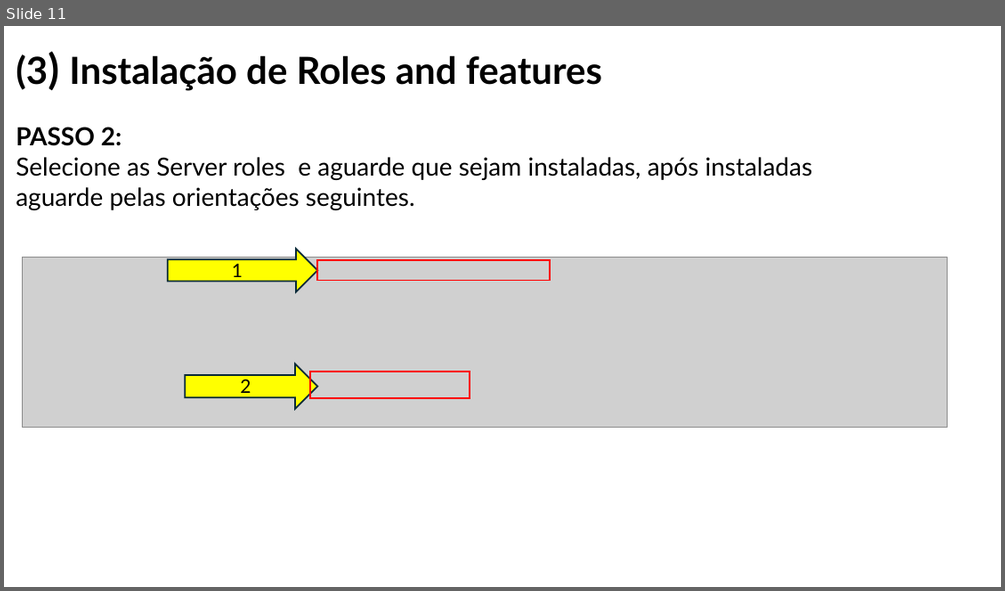
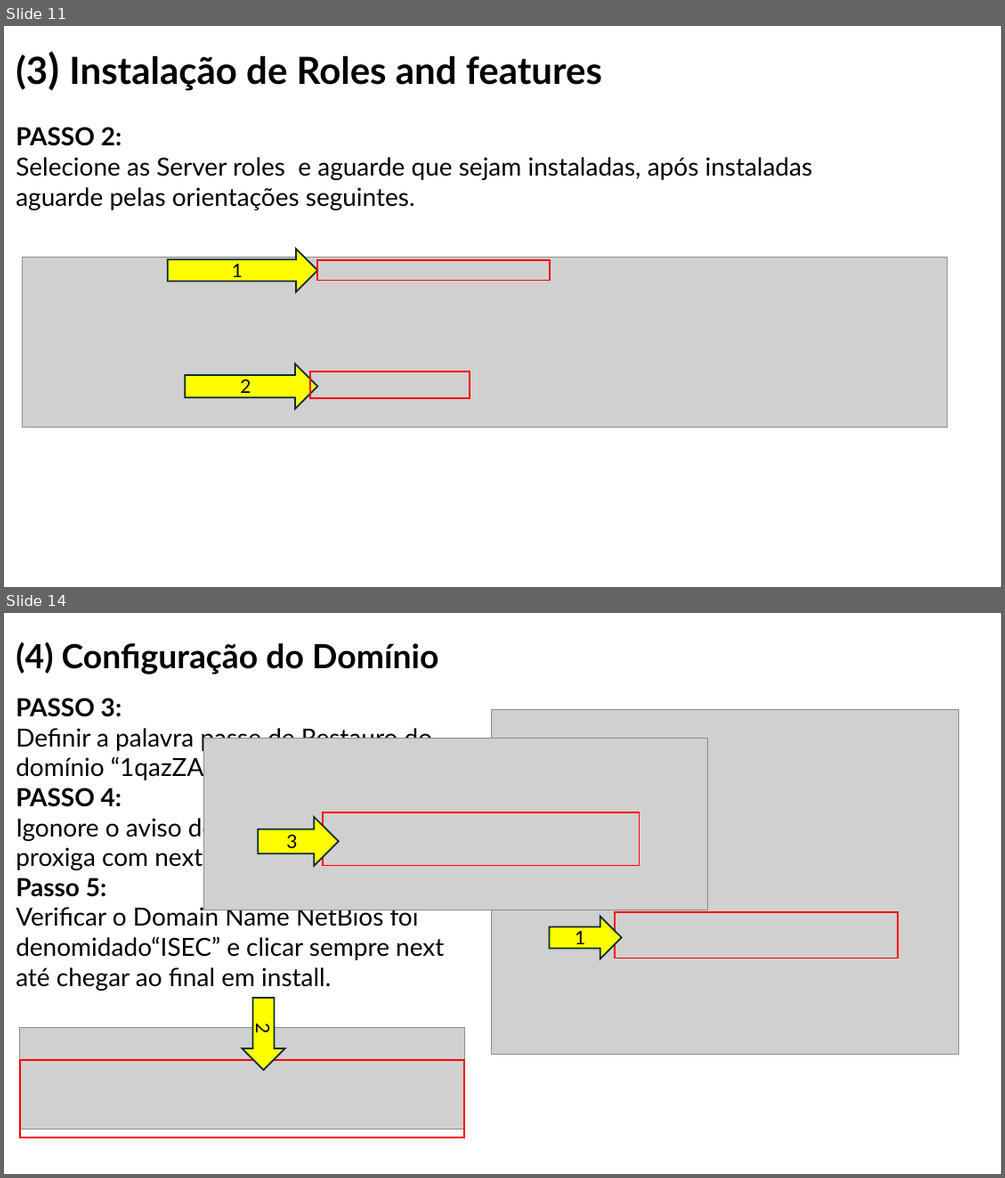
Before and after one commit to orlandonss/TrabalhoSR2, a slide deck: Relatorio_Tutoriais_Workshop/WORKSHOP WINDOWS AD DS & LINUX SERVICES.pptx. Shown one above the other, each under a label of ours: slide 11 before the commit, slides 11 and 14 after it; the slides between them are not shown. The pictures are 1005x591 and 1005x1178 pixels, drawn with LibreOffice and Linux fonts; fonts in the diff are those of the drawing; grey boxes stand for pictures. Boxes give left, top, right and bottom in pixels: in the first picture for what was removed or moved away, otherwise in the second. Text is boxed around its words. In the diff, an @@ line names an element or a change of style, - is before the commit and + after.

```diff
--- a/Relatorio_Tutoriais_Workshop/WORKSHOP WINDOWS AD DS & LINUX SERVICES.pptx
+++ b/Relatorio_Tutoriais_Workshop/WORKSHOP WINDOWS AD DS & LINUX SERVICES.pptx
@@ slide 14 added at <box>4,613,1001,1174</box>, background #FFFFFF @@
@@ title added at <box>16,642,438,674</box>, 32 pt, text #000000, bold @@
+(4) Configuração do Domínio
@@ text added at <box>16,698,444,990</box>, 24 pt, text #000000 @@
+PASSO 3:
+Definir a palavra passe de Restauro do domínio “1qazZAQ!”
+PASSO 4:
+Igonore o aviso de Domain Delgation e proxiga com next
+Passo 5:
+Verificar o Domain Name NetBios foi denomidado“ISEC” e clicar sempre next até chegar ao final em install.
@@ picture added at <box>491,709,958,1054</box> @@
@@ picture added at <box>203,738,708,910</box> @@
@@ right arrow added at <box>259,817,339,866</box>, fill #FFFF00, outline #092A39 1.5 pt, 18 pt, text #000000 @@
+3
@@ rectangle added at <box>324,812,639,866</box>, outline #FF0000 1.5 pt @@
@@ right arrow added at <box>550,916,622,958</box>, fill #FFFF00, outline #092A39 1.5 pt, 18 pt, text #000000 @@
+1
@@ rectangle added at <box>615,912,898,958</box>, outline #FF0000 1.5 pt @@
@@ right arrow added at <box>243,997,285,1070</box>, fill #FFFF00, outline #092A39 1.5 pt, 18 pt, text #000000 @@
+2
@@ picture added at <box>20,1027,465,1129</box> @@
@@ rectangle added at <box>20,1060,465,1137</box>, outline #FF0000 1.5 pt @@
```
Also in this commit, not shown: 14 other slides added, 1 slide removed, 2 other files.
